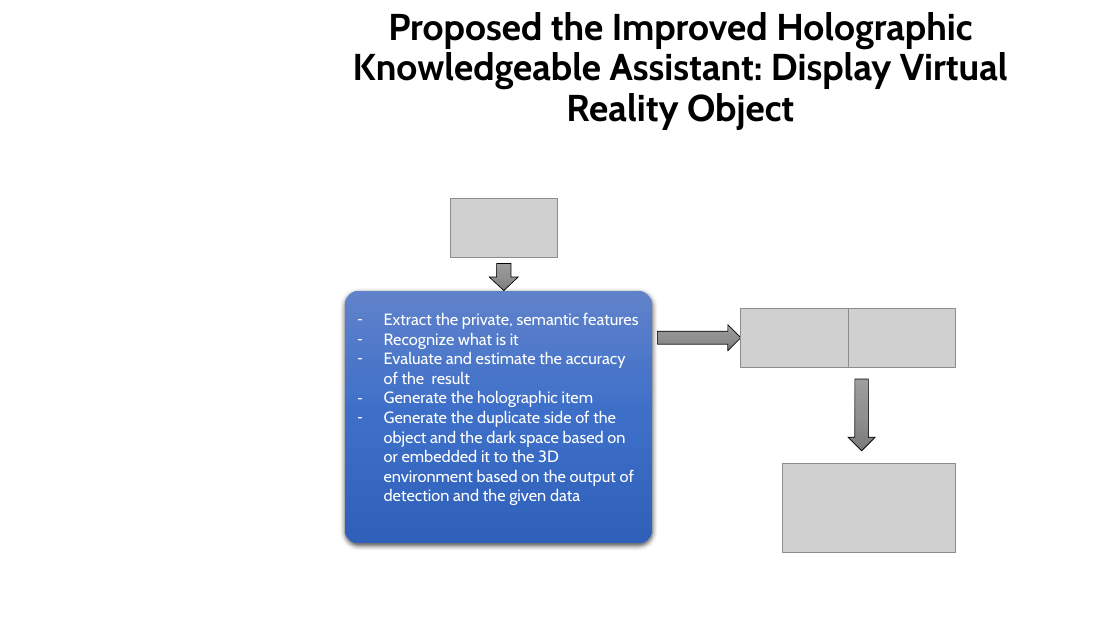
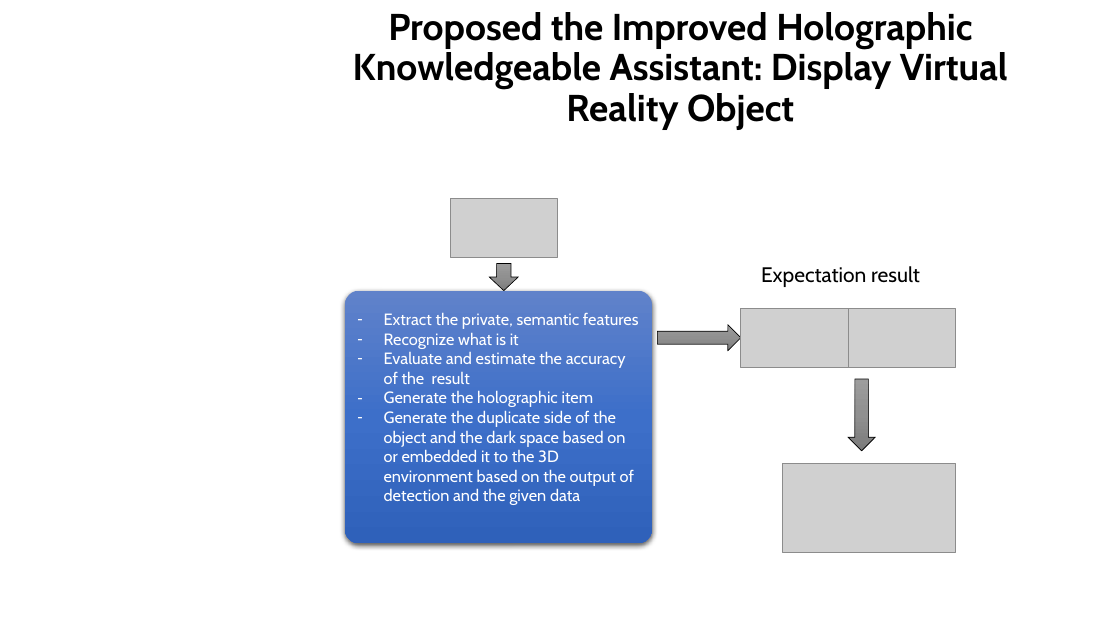
Before and after one commit to dungdovu/DGA1031, a slide deck: slide 24 of DGA1031/What is it.pptx. Drawn at 1120x630 pixels with LibreOffice and Linux fonts; fonts in the diff are those of the drawing; grey boxes stand for pictures; background and template pictures are left out. Boxes give left, top, right and bottom in pixels: in the first picture for what was removed or moved away, otherwise in the second. Text is boxed around its words. In the diff, an @@ line names an element or a change of style, - is before the commit and + after.

```diff
--- a/DGA1031/What is it.pptx
+++ b/DGA1031/What is it.pptx
@@ text added at (761, 266, 920, 287), 18 pt, text #000000 @@
+Expectation result
```
Also in this commit, not shown: 5 other slides changed, 1 slide added.
